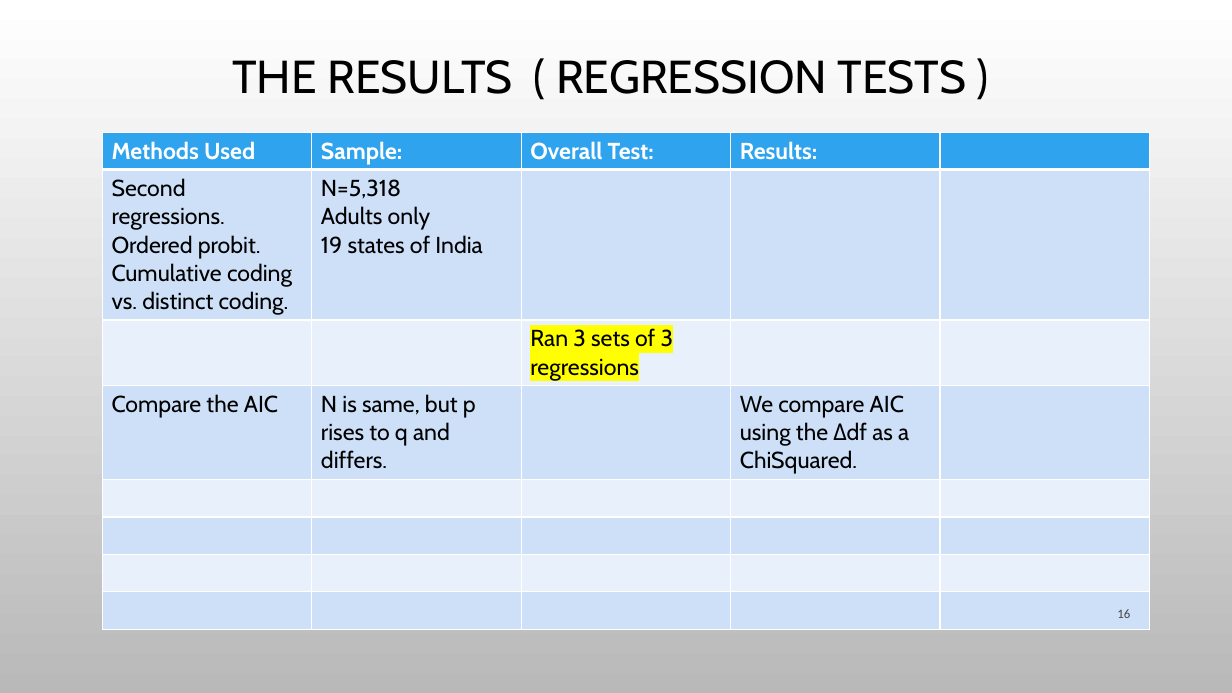
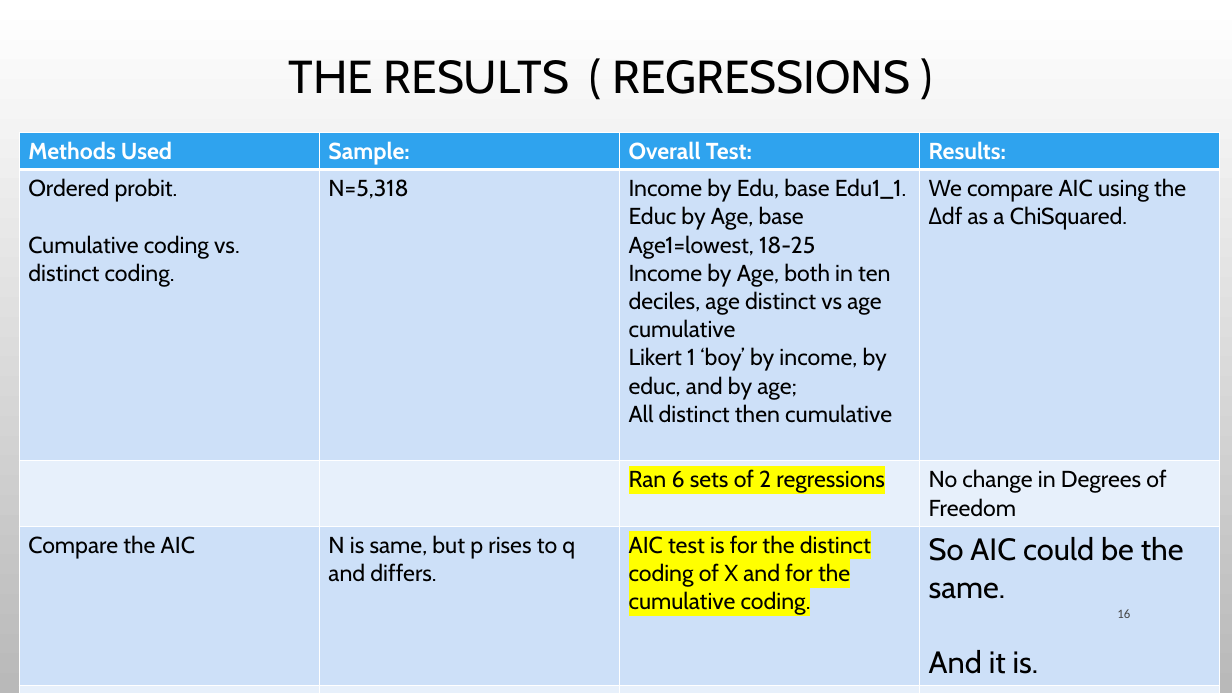
Before and after one commit to WendyOlsen/entropyOrdinalData2024, a slide deck: slide 16 of BSPSConferencePaperEntropyWendy-Olsen.pptx. Drawn at 1232x693 pixels with LibreOffice and Linux fonts; fonts in the diff are those of the drawing; background and template pictures are left out. Boxes give left, top, right and bottom in pixels: in the first picture for what was removed or moved away, otherwise in the second. Text is boxed around its words. In the diff, an @@ line names an element or a change of style, - is before the commit and + after.

```diff
--- a/BSPSConferencePaperEntropyWendy-Olsen.pptx
+++ b/BSPSConferencePaperEntropyWendy-Olsen.pptx
@@ title at (289,60,910,94): text changed @@
-THE RESULTS ( REGRESSION TESTS )
+THE RESULTS ( REGRESSIONS )
@@ table at (19,132,1221,693) @@
-Methods Used | Sample: | Overall Test: | Results: | 
-Second regressions. / Ordered probit. / Cumulative coding vs. distinct coding. | N=5,318 / Adults only / 19 states of India |  |  | 
- |  | Ran 3 sets of 3 regressions |  | 
-Compare the AIC | N is same, but p rises to q and differs. |  | We compare AIC using the Δdf as a ChiSquared. | 
- |  |  |  | 
- |  |  |  | 
- |  |  |  | 
- |  |  |  | 
+Methods Used | Sample: | Overall Test: | Results:
+Ordered probit. / Cumulative coding vs. distinct coding. | N=5,318 | Income by Edu, base Edu1_1. / Educ by Age, base Age1=lowest, 18-25 / Income by Age, both in ten deciles, age distinct vs age cumulative / Likert 1 ‘boy’ by income, by educ, and by age; / All distinct then cumulative | We compare AIC using the Δdf as a ChiSquared.
+ |  | Ran 6 sets of 2 regressions | No change in Degrees of Freedom
+Compare the AIC | N is same, but p rises to q and differs. | AIC test is for the distinct coding of X and for the cumulative coding. | So AIC could be the same. / And it is.
+ |  |  | 
@@ table: place and size @@
-table at (103,132,1152,597)
+table at (19,132,1221,693)
```
Also in this commit, not shown: 5 other slides changed, 1 slide added, 11 other files.
